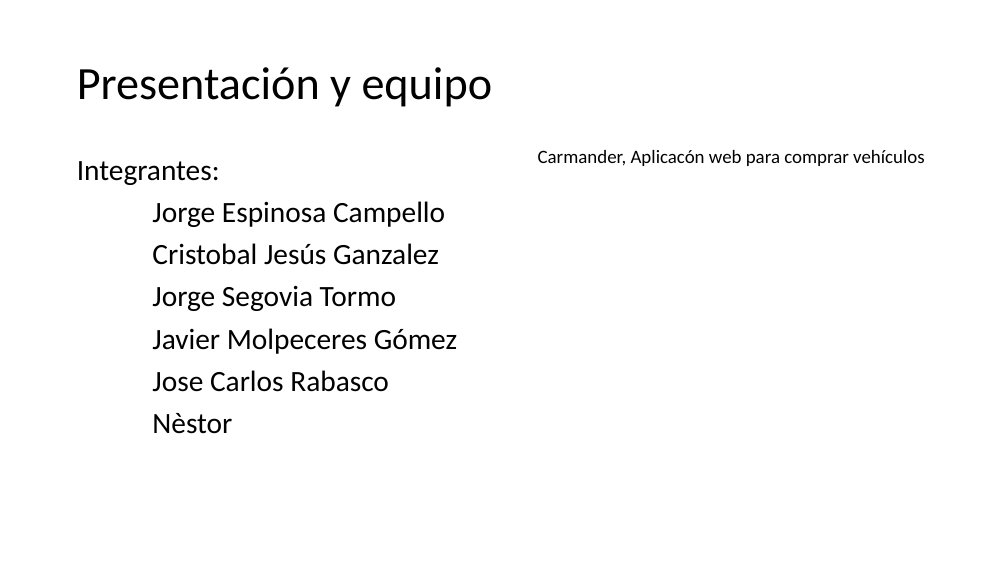
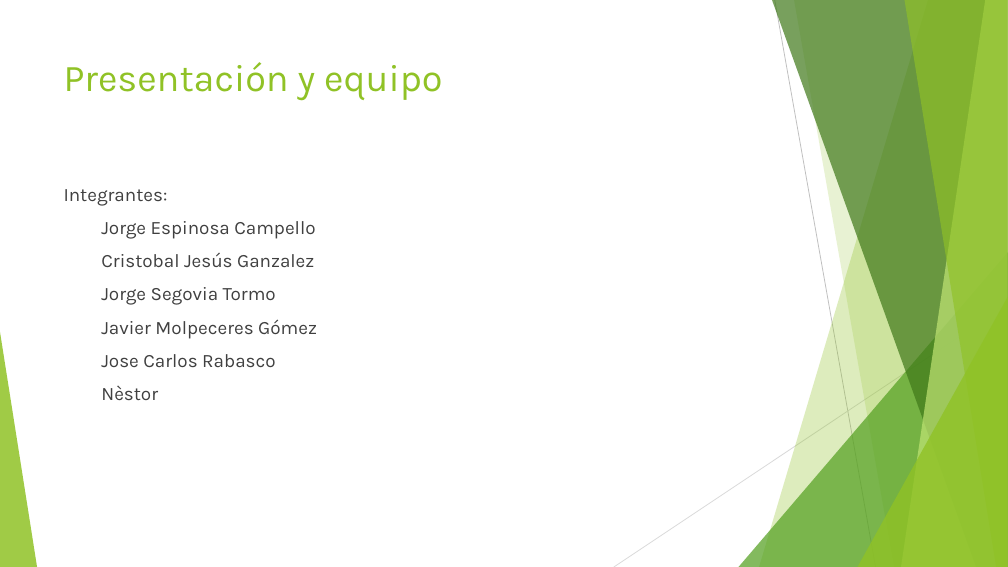
Before and after one commit to iliade88/Carmander, a slide deck: slide 2 of Presentacion.pptx. Drawn at 1008x567 pixels with LibreOffice and Linux fonts; fonts in the diff are those of the drawing. Boxes give left, top, right and bottom in pixels: in the first picture for what was removed or moved away, otherwise in the second. Text is boxed around its words. In the diff, an @@ line names an element or a change of style, - is before the commit and + after.

```diff
--- a/Presentacion.pptx
+++ b/Presentacion.pptx
@@ title "Presentación y equipo": place and size @@
-title "Presentación y equipo" at (77,67,493,107)
+title "Presentación y equipo" at (64,62,442,101)
@@ title "Presentación y equipo" at (64,62,442,101): size 44 to 36 pt, font Calibri to Karla, text colour #000000 to #90C226; line spacing 0.9 to 1; vertical alignment middle to top @@
@@ text "Integrantes:": place and size @@
-text "Integrantes:" at (77,161,457,434)
+text "Integrantes:" at (64,189,317,400)
@@ text "Integrantes:" at (64,189,317,400): size 28 to 18 pt, font Calibri to Karla, text colour #000000 to #404040; line spacing 0.9 to 1 @@
@@ text removed at (538,150,925,166) @@
-Carmander, Aplicacón web para comprar vehículos
@@ group added at (0,0,1008,567): 5 freeform shapes, 3 triangles, 2 lines @@
```
Also in this commit, not shown: 17 other slides changed, 2 slides added, 2 slides removed.
